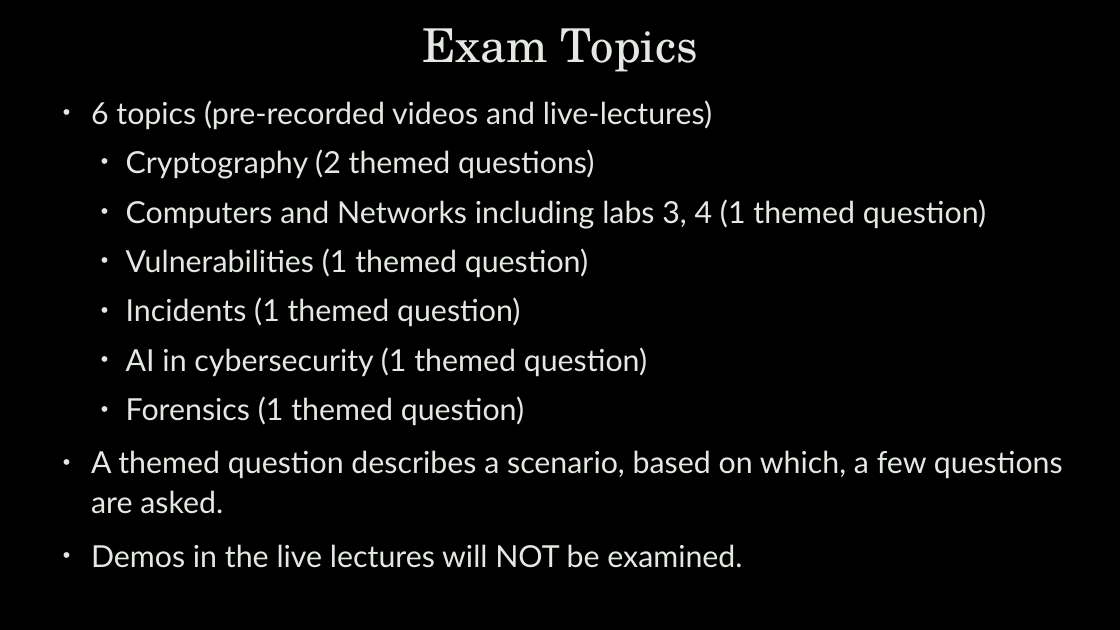
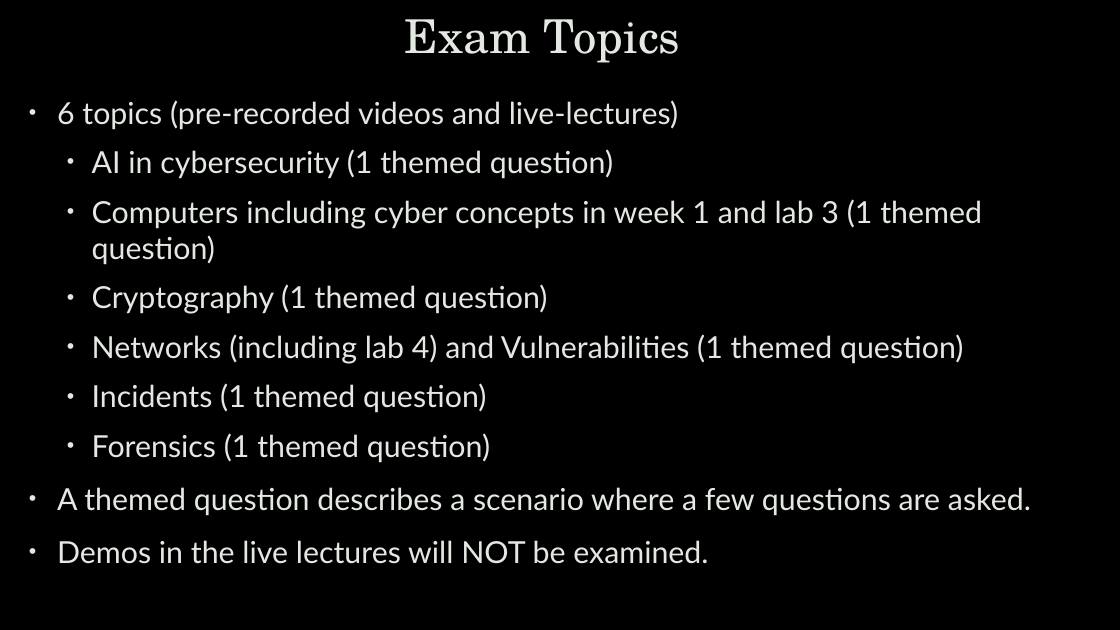
Before and after one commit to zhanyixinghua/cits1003, a slide deck: slide 5 of cits1003-lecture_slides/CITS1003-B ExamExampleQ-exercises.pptx (slide 13 before the commit). Drawn at 1120x630 pixels with LibreOffice and Linux fonts; fonts in the diff are those of the drawing; background and template pictures are left out. Boxes give left, top, right and bottom in pixels: in the first picture for what was removed or moved away, otherwise in the second. Text is boxed around its words. In the diff, an @@ line names an element or a change of style, - is before the commit and + after.

Commit message:
slides for week 11 updated

```diff
--- a/cits1003-lecture_slides/CITS1003-B ExamExampleQ-exercises.pptx
+++ b/cits1003-lecture_slides/CITS1003-B ExamExampleQ-exercises.pptx
@@ title "Exam Topics": place and size @@
-title "Exam Topics" at box(422, 28, 698, 72)
+title "Exam Topics" at box(405, 19, 681, 63)
@@ text "6 topics (pre-recorded videos and ...": place and size @@
-text "6 topics (pre-recorded videos and ..." at box(91, 100, 1063, 568)
+text "6 topics (pre-recorded videos and ..." at box(57, 100, 1031, 564)
@@ text at box(92, 149, 982, 363): text changed @@
-  • Cryptography (2 themed questions)
-  • Computers and Networks including labs 3, 4 (1 themed question)
-  • Vulnerabilities (1 themed question)
+  • AI in cybersecurity (1 themed question)
+  • Computers including cyber concepts in week 1 and lab 3 (1 themed question)
+  • Cryptography (1 themed question)
+  • Networks (including lab 4) and Vulnerabilities (1 themed question)
@@ text at box(126, 347, 647, 376): paragraph removed @@
-  • AI in cybersecurity (1 themed question)
@@ text at box(57, 487, 1031, 515): text changed @@
-• A themed question describes a scenario, based on which, a few questions are asked.
+• A themed question describes a scenario where a few questions are asked.
```
Also in this commit, not shown: 33 other slides changed, 27 slides added, 15 slides removed.
